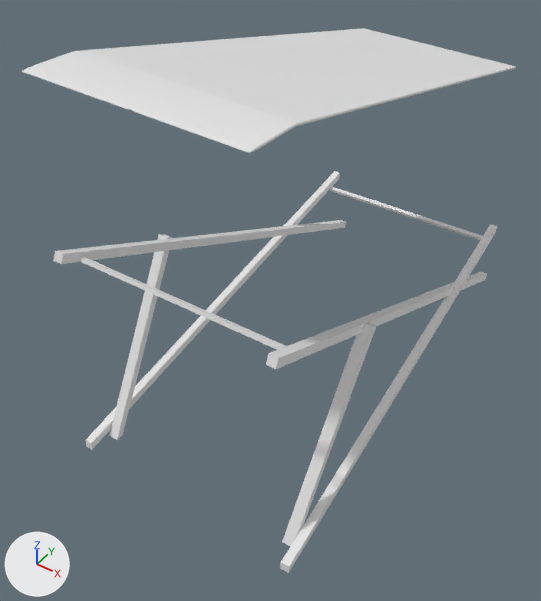
Renders of the Blender file blender/floe/objects/chair/chair.blend from each side of a commit.
Before and after are seen from a camera (50 mm lens) standing at (1.99, -1.76, 2.91) and looking at (0.43, 0.49, 0.63). The lights are fixed; the arrows at lower left show +X, +Y and +Z. Materials are left out; every surface is plain grey.

Names of what the first picture shows: 'chair stick', 'chair stick.001', 'chair stick.002', 'chair stick.003', 'chair stick.004', 'chair stick.005', 'chair stick.006', 'fabric'.
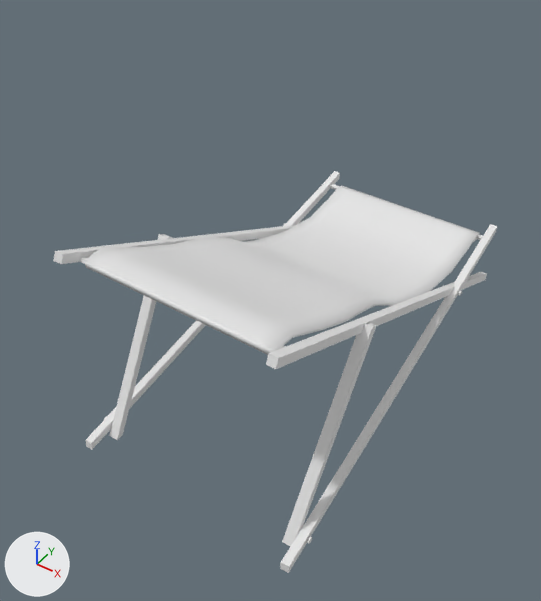
The change, as a diff of the scene's bpy script:
```diff
--- a/blender/floe/objects/chair/chair.blend.py
+++ b/blender/floe/objects/chair/chair.blend.py
@@ me_plane_003 @@
+me_plane_003.from_pydata(...)  # 408 vertices, 363 faces; spans x -1.02..-0.04, y -2.19..-0.05, z -0.56..0.19
+me_plane_003.polygons.foreach_set('use_smooth', [True] * 363)
@@ ob_fabric @@
-ob_fabric = bpy.data.objects.new('fabric', me_plane)
-ob_fabric.location = (-0.218, 0.96, 1.58)
-ob_fabric.rotation_euler = (-0.462, 0.0, 0.0)  # degrees (-26, 0, 0)
-_m = ob_fabric.modifiers.new('Solidify', 'SOLIDIFY')
-_m.thickness = 0.011
-_m.nonmanifold_thickness_mode = 'FIXED'
-_m.nonmanifold_merge_threshold = 0.0003
-_m = ob_fabric.modifiers.new('Subsurf', 'SUBSURF')
-_m.levels = 2
@@ ob_fabric_1 @@
+ob_fabric_1 = bpy.data.objects.new('fabric ', me_plane_003)
+ob_fabric_1.location = (0.996, 1.969, 0.93)
+_m = ob_fabric_1.modifiers.new('Solidify', 'SOLIDIFY')
+_m.nonmanifold_thickness_mode = 'FIXED'
+_m.nonmanifold_merge_threshold = 0.0003
```

Where the change shows, as pixel boxes (x1, y1, x2, y2) in the pictures (541 x 601 px):
'fabric ', added
    after: (84, 186, 480, 355)
'fabric', deleted
    before: (22, 28, 516, 153)
'chair stick.006', unchanged, covered by the edit
    before: (79, 187, 483, 350)
    after: (79, 184, 483, 349)
